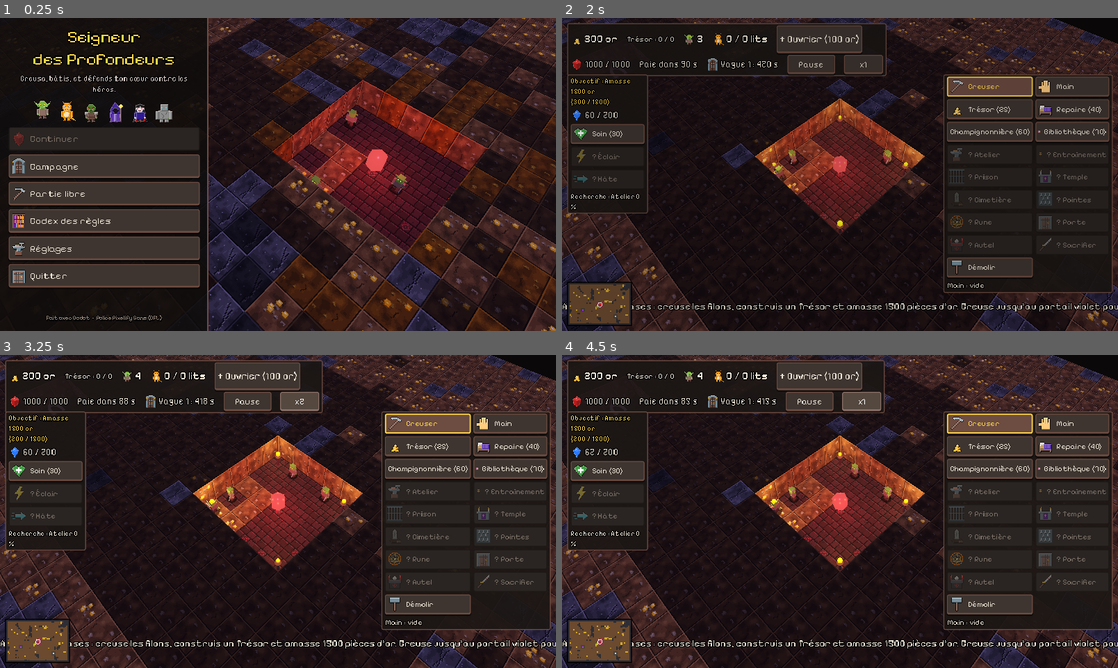
Above: before the commit, frames 1-4 (two rows, left to right).
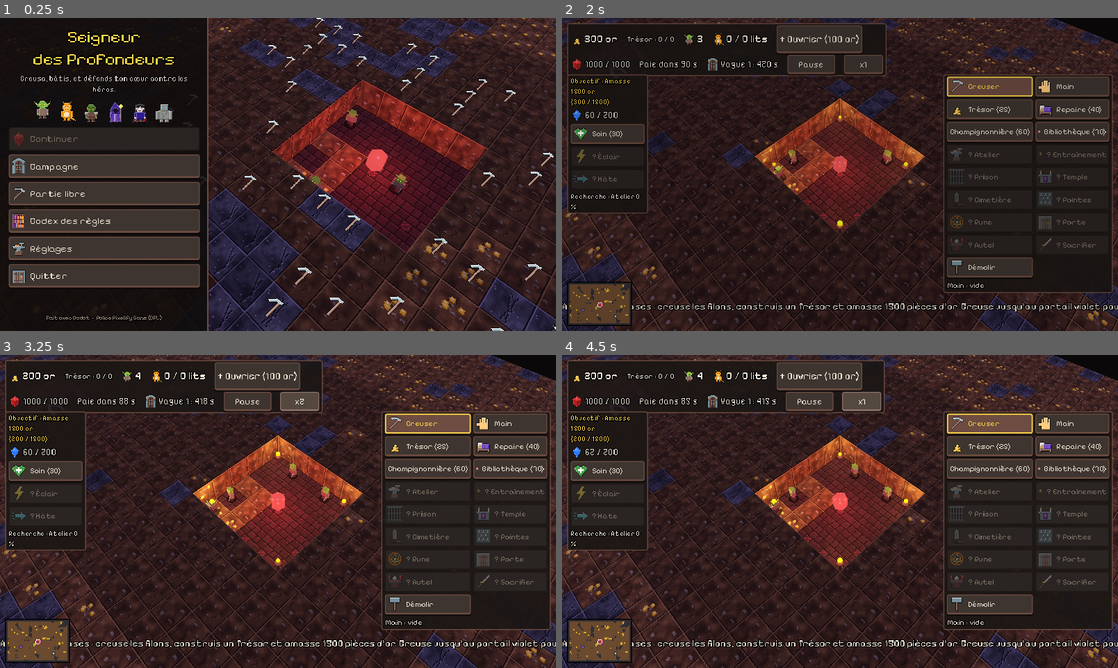
Above: after the commit, the same moments.

Repository: Malinouxi/Android
Game: Godot game, scene res://scenes/menu.tscn
The game is run twice, just before and just after one commit, with the same random seed, the same clock (stepped at 60 frames per second) and the same inputs. Sound files missing from this copy of the repository are replaced by a short silence.
Inputs:
- Up to frame 1 (0.25 s): no input
- Up to frame 2 (2 s): click "Campagne" at 0.5 s; click "1. Premiers coups de pioche A…" at 1.25 s
- Up to frame 3 (3.25 s): click "+ Ouvrier (100 or)" at 2 s; click "x1" at 2.75 s
- Up to frame 4 (4.5 s): click "x2" at 3.5 s; click "x3" at 4.25 s

The runs differ from the first frame. In frame 1, 14% of the frame differs, in the area x 30-100%, y 0-100%; in frame 2, 3.2%; in frame 3, 6.5%; in frame 4, 6.5%.

Commit message:
3D : pioche au-dessus des cases à creuser, dessus des murs moins sombres
Les cases marquées ne sont plus teintées en jaune (le contraste faisait
paraître les murs voisins très sombres) : une pioche flotte au-dessus.
Le dessus des murs est moins assombri (TOP_DARKEN 0,2) et le même pour tous.

Co-Authored-By: Claude Opus 5.5 <noreply@anthropic.com>
Claude-Session: https://claude.ai/code/session_014UMgZZe9Y6JFUoHq8hPeW2

Diff:
--- a/scripts/view_3d.gd
+++ b/scripts/view_3d.gd
@@ -22,7 +22,7 @@
 const REBUILD_DELAY := 0.2  ## Au plus 5 reconstructions par seconde.
 const BASE_DISTANCE := 15.0 ## Distance de la caméra au zoom 1.
 ## Assombrissement du dessus des murs (0 = comme les côtés, 1 = noir).
-const TOP_DARKEN := 0.5
+const TOP_DARKEN := 0.2
 const DECORATION_OFFSET := 0.012 ## Les tableaux sont décollés du mur, pour ne pas clignoter.
 const BAR_WIDTH := 0.5      ## Largeur des barres de vie au-dessus des têtes.
 
@@ -43,6 +43,8 @@
 var _cell_props := {}       ## case -> {"sig": texte, "node": Node3D, "anims": [...]}
 var _units := {}            ## Unit -> données de son modèle (voir _make_unit)
 var _torch_lights := {}     ## case -> OmniLight3D
+var _dig_icons := {}        ## case marquée « à creuser » -> Sprite3D (une pioche)
+const PICKAXE_ICON := preload("res://assets/icons/pickaxe.png")
 var _effect_discs: Array[MeshInstance3D] = []
 var _heart: MeshInstance3D
 var _heart_light: OmniLight3D
@@ -571,16 +573,14 @@
 	elif tile == DungeonMap.Tile.GOLD:
 		images = Art.GOLD
 	var texture: Texture2D = Art.pick(images, cell)
-	# Teinte : jaune si la case est marquée « à creuser », plus sombre si elle est entamée.
+	# Teinte : plus sombre si la case est entamée par les pioches.
+	# (Les cases à creuser sont signalées par une pioche, voir _update_dig_icons.)
 	var tint := Color.WHITE
-	if map.marked.has(cell):
-		tint = Color(1.0, 0.85, 0.35)
 	if map.damage.has(cell) and DungeonMap.DIG_HITS.has(tile):
 		tint = tint.darkened(0.5 * float(map.damage[cell]) / DungeonMap.DIG_HITS[tile])
 	var st := _tool(tools, texture, tint)
-	# Le dessus des murs est plus sombre que le sol : on voit mieux le relief.
-	# (Sauf s'il est marqué : le jaune doit bien se voir.)
-	var top_tint := tint if map.marked.has(cell) else tint.darkened(TOP_DARKEN)
+	# Le dessus des murs est un peu plus sombre que le sol : on voit mieux le relief.
+	var top_tint := tint.darkened(TOP_DARKEN)
 	_flat(_tool(tools, texture, top_tint), cell, WALL_HEIGHT)
 	for direction in DungeonMap.DIRECTIONS:
 		var neighbour: Vector2i = cell + direction
@@ -667,7 +667,29 @@
 	return ",".join(parts)
 
 
+## Une pioche flotte au-dessus de chaque case marquée « à creuser ».
+func _update_dig_icons() -> void:
+	for cell: Vector2i in _dig_icons.keys():
+		if not map.marked.has(cell):
+			_dig_icons[cell].queue_free()
+			_dig_icons.erase(cell)
+	for cell: Vector2i in map.marked:
+		if _dig_icons.has(cell):
+			continue
+		var icon := Sprite3D.new()
+		icon.texture = PICKAXE_ICON
+		icon.pixel_size = 0.016
+		icon.billboard = BaseMaterial3D.BILLBOARD_ENABLED
+		icon.texture_filter = BaseMaterial3D.TEXTURE_FILTER_NEAREST
+		icon.shaded = false # Toujours bien visible, même dans le noir.
+		icon.alpha_cut = SpriteBase3D.ALPHA_CUT_DISCARD
+		icon.position = Vector3(cell.x + 0.5, WALL_HEIGHT + 0.35, cell.y + 0.5)
+		add_child(icon)
+		_dig_icons[cell] = icon
+
+
 func _rebuild_props() -> void:
+	_update_dig_icons()
 	var wanted_torches := {}
 	for y in DungeonMap.HEIGHT:
 		for x in DungeonMap.WIDTH:
@@ -707,6 +729,10 @@
 
 ## Le décor animé : flammes qui vacillent, mannequins qui se balancent, lueurs.
 func _update_props() -> void:
+	# Les pioches se balancent doucement.
+	for cell: Vector2i in _dig_icons:
+		var icon: Sprite3D = _dig_icons[cell]
+		icon.position.y = WALL_HEIGHT + 0.35 + 0.06 * sin(_time * 3.0 + cell.x + cell.y)
 	for cell: Vector2i in _cell_props:
 		var t := _time + cell.x * 1.3 + cell.y * 0.7
 		for anim: Dictionary in _cell_props[cell]["anims"]:
